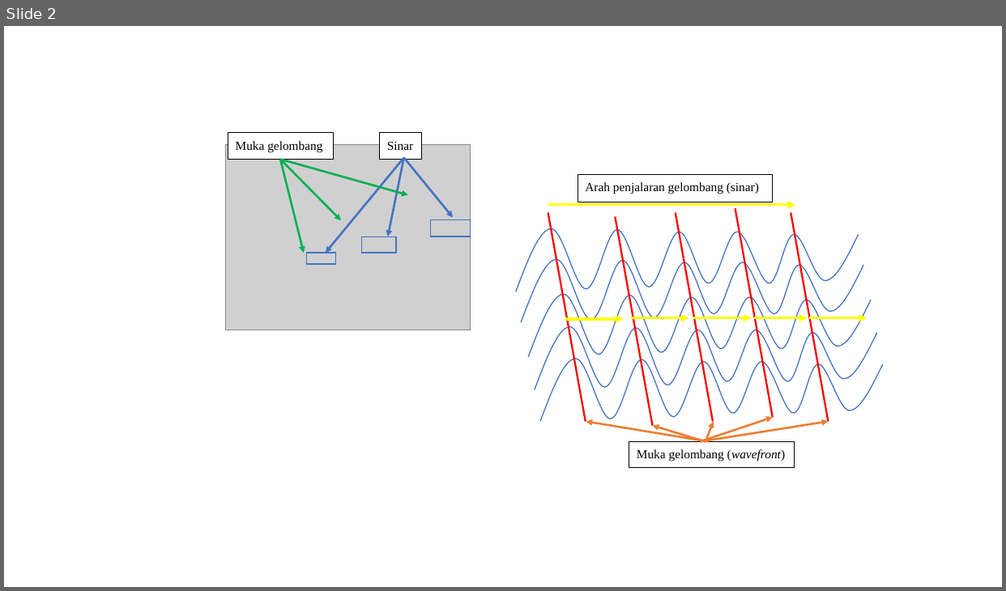
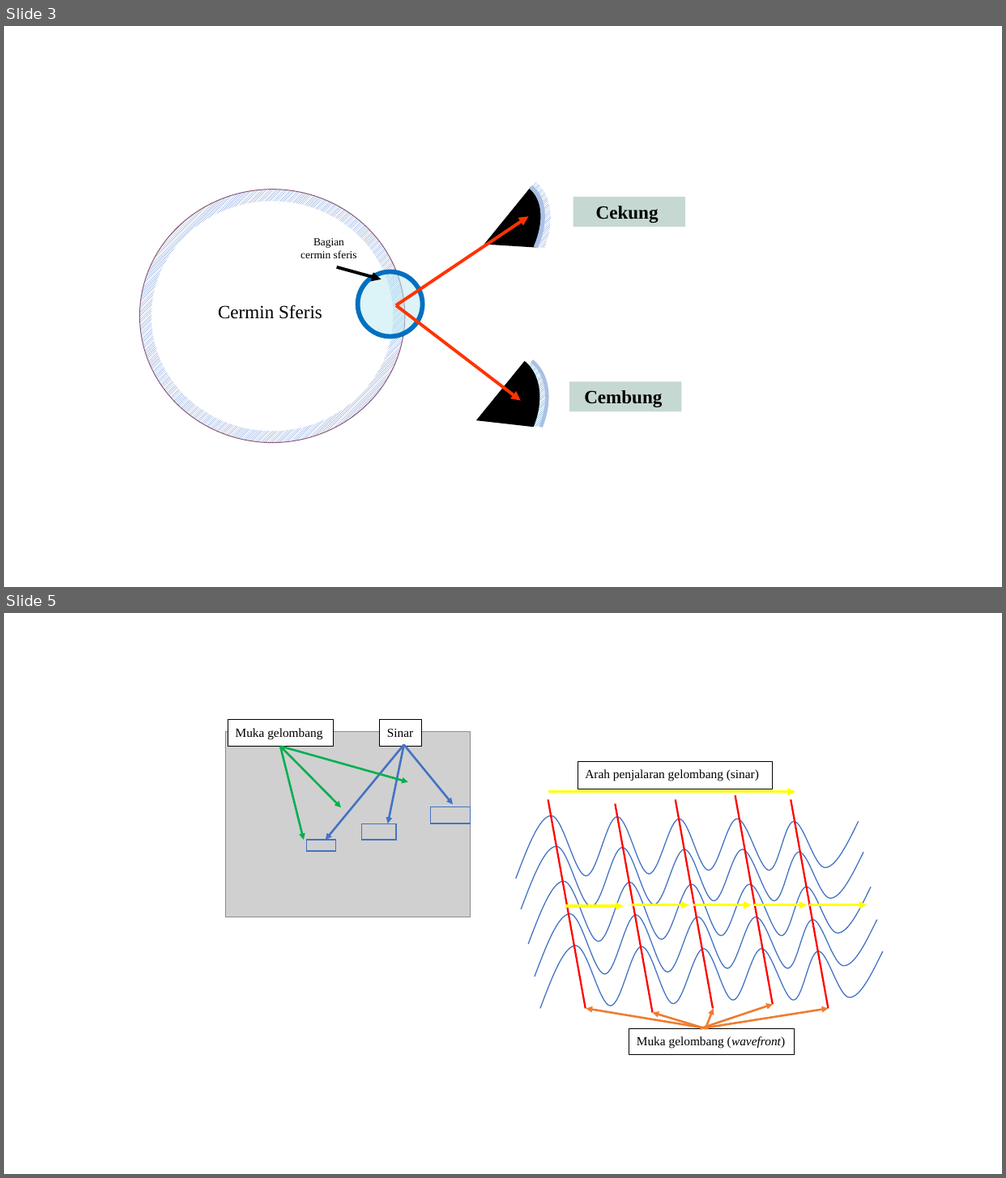
Before and after one commit to zahran1122/Sistem-Optik, a slide deck: Presentation1.pptx. Shown one above the other, each under a label of ours: slide 2 before the commit, slides 3 and 5 after it; the slides between them are not shown. The pictures are 1006x591 and 1006x1178 pixels, drawn with LibreOffice and Linux fonts; fonts in the diff are those of the drawing; grey boxes stand for pictures. Boxes give left, top, right and bottom in pixels: in the first picture for what was removed or moved away, otherwise in the second. Text is boxed around its words. In the diff, an @@ line names an element or a change of style, - is before the commit and + after.

Commit message:
Menambahkan gambar cermin sferis

```diff
--- a/Presentation1.pptx
+++ b/Presentation1.pptx
@@ slide 3 added at (4,26,1002,587), background #FFFFFF @@
@@ group added at (139,169,685,451): 5 arrows, 4 freeform shapes, 3 ellipses, 2 rectangles, 2 texts @@
+Cembung
+Cekung
+Cermin Sferis
+Bagian cermin sferis
@@ what was slide 2 is now slide 5 @@
```
Also in this commit, not shown: 2 other slides added, 3 other files.
